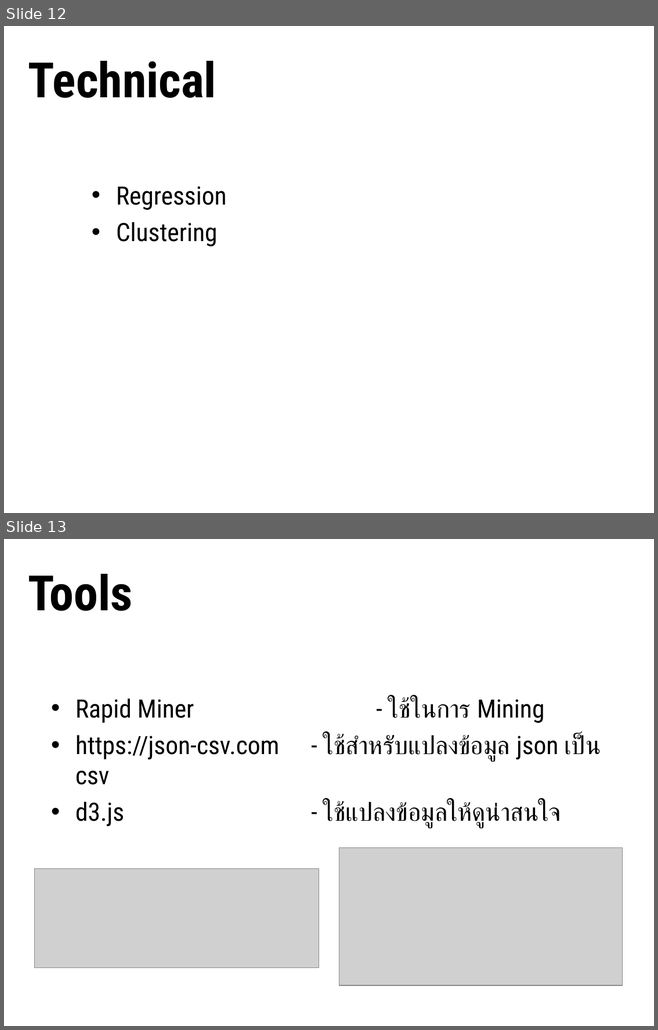
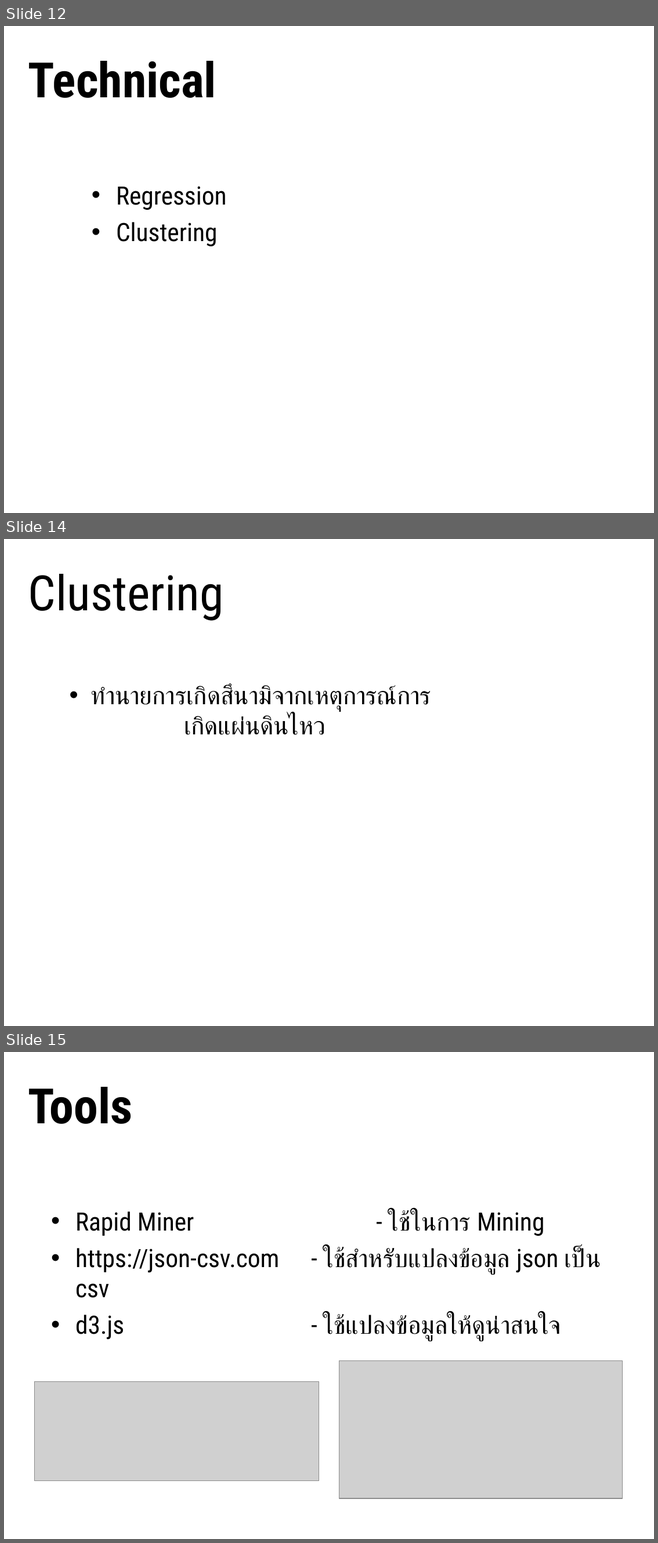
Before and after one commit to compmaxxx/DM-EarthQuake, a slide deck: Earthquake.ppt. Shown one above the other, each under a label of ours: slides 12 and 13 before the commit, slides 12, 14 and 15 after it; the slides between them are not shown. The pictures are 658x1030 and 658x1543 pixels, drawn with LibreOffice and Linux fonts; fonts in the diff are those of the drawing; grey boxes stand for pictures; background and template pictures are left out. Boxes give left, top, right and bottom in pixels: in the first picture for what was removed or moved away, otherwise in the second. Text is boxed around its words. In the diff, an @@ line names an element or a change of style, - is before the commit and + after.

```diff
--- a/Earthquake.ppt
+++ b/Earthquake.ppt
@@ slide 14 added at box(4, 539, 654, 1026), background #FFFFFF @@
@@ title added at box(28, 574, 224, 621), 54 pt, text #000000 @@
+Clustering
@@ text added at box(91, 685, 431, 735), 28 pt, text #000000 @@
+• ทำนายการเกิดสึนามิจากเหตุการณ์การเกิดแผ่นดินไหว
@@ what was slide 13 is now slide 15 @@
```
Also in this commit, not shown: 1 other slide added, 3 other files.
